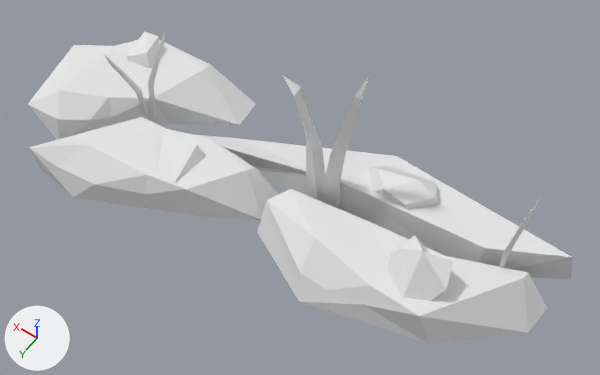
The FBX model Assets/EmaceArt/Slavic World Free/Resources/LOD3/EA03_Environment_RoadIsland_08.fbx as it was, and as the next commit left it.
Camera for both pictures: a 50 mm lens placed at (-5.25, 6.16, 10.32), pointed at (-1.01, 0.21, 0.98). Every picture has the same lights, and +X, +Y and +Z are marked at lower left. Objects named as collision shapes, trigger or cutter boxes, shadow casters or lower levels of detail are left out. Where no turn or scale is listed for an object, it has been applied to the vertices.

Objects in the first picture: 'EA03_Environment_RoadIsland_08_LOD0'.
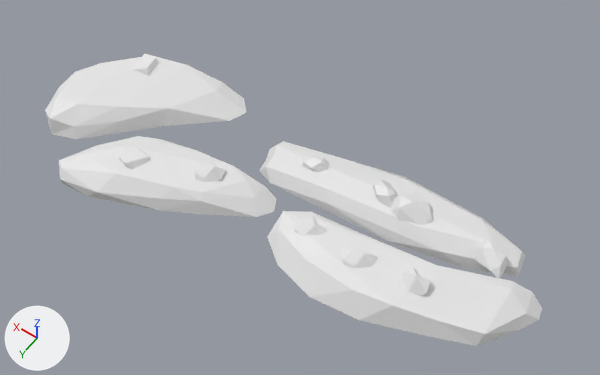
Boxes (x1, y1, x2, y2) around the edits, measured in the pictures (600 x 375 px):
'EA03_Environment_RoadIsland_08_LOD0', reshaped (9% narrower, 7% shorter)
    before: (28, 29, 573, 343)
    after: (45, 53, 542, 346)
part 1 of me_ea03_environment_roadisland_08_006, rebuilt (11% narrower, 18% shorter)
    before: (28, 39, 256, 140)
    after: (45, 56, 247, 139)
part 2 of me_ea03_environment_roadisland_08_006, rebuilt (13% narrower, 21% shorter)
    before: (29, 117, 279, 220)
    after: (59, 136, 276, 217)
part 3 of me_ea03_environment_roadisland_08_006, rebuilt (12% shorter)
    before: (257, 189, 547, 343)
    after: (267, 211, 542, 346)
part 4 of me_ea03_environment_roadisland_08_006, rebuilt (29% narrower, 6% shorter)
    before: (198, 135, 573, 279)
    after: (259, 141, 526, 276)
part 5 of me_ea03_environment_roadisland_08_006, deleted
    before: (105, 29, 540, 268)
part 6 of me_ea03_environment_roadisland_08_006, built on
    before: (158, 133, 453, 301)
    after: (118, 146, 507, 296)
part 7 of me_ea03_environment_roadisland_08_006, added
    after: (132, 53, 158, 76)

The change, as a diff of the scene's bpy script:
```diff
--- a/Assets/EmaceArt/Slavic World Free/Resources/LOD3/EA03_Environment_RoadIsland_08.fbx.py
+++ b/Assets/EmaceArt/Slavic World Free/Resources/LOD3/EA03_Environment_RoadIsland_08.fbx.py
@@ me_ea03_environment_roadisland_08_006 @@
 # used by ob_ea03_environment_roadisland_08_lod0; location = (0.0, 0.0, 0.0)
 # verts and faces of me_ea03_environment_roadisland_08_006; kept vertices keep their numbers, new ones are numbered from 215
-me_ea03_environment_roadisland_08_006.from_pydata(...)  # 215 vertices, 249 faces; spans x -4.73..4.11, y -1.75..1.8, z -0.02..2.85
+me_ea03_environment_roadisland_08_006.from_pydata(...)  # 270 vertices, 289 faces; spans x -4.65..3.92, y -1.55..1.73, z -0.01..0.56
+# me_ea03_environment_roadisland_08_006 part 1: the loose piece of 22 vertices spanning x 1.04..4.11, y -1.46..1.13, z -0.02..0.72 is rebuilt with 30 vertices and now spans x 1.1..3.92, y -1.4..1.07, z -0.01..0.4
+# me_ea03_environment_roadisland_08_006 part 2: the loose piece of 22 vertices spanning x -0.6..3.05, y -0.05..1.8, z -0.02..0.72 is rebuilt with 33 vertices and now spans x -0.52..2.73, y -0.03..1.73, z -0.01..0.41
+# me_ea03_environment_roadisland_08_006 part 3: the loose piece of 22 vertices spanning x -4.66..-0.53, y -0.73..1.26, z -0.02..0.72 is rebuilt with 31 vertices and now spans x -4.65..-0.7, y -0.71..1.12, z 0.0..0.4
+# me_ea03_environment_roadisland_08_006 part 4: the loose piece of 11 vertices spanning x -4.73..1.79, y -1.75..-0.15, z -0.02..0.7 is rebuilt with 28 vertices and now spans x -4.09..0.3, y -1.55..-0.2, z 0.0..0.36
+# me_ea03_environment_roadisland_08_006 part 5: 6 loose pieces with 99 vertices, spanning x -3.99..3.24, y -1.08..0.42, z 0.06..2.85, are deleted
+# me_ea03_environment_roadisland_08_006 part 6
+# 39 vertices are removed from x -3.51..1.36, y -1.42..1.02, z 0.0..1.12
+# 42 faces are deleted
+# 134 vertices are added at x -3.92..1.9, y -1.1..1.07, z 0.12..0.56
+# 123 new faces join them
+# me_ea03_environment_roadisland_08_006 part 7
+verts[239] = (2.96, -0.55, 0.27)
+verts[240] = (3.09, -0.62, 0.28)
+verts[241] = (2.72, -0.63, 0.34)
+verts[242] = (2.81, -0.68, 0.47)  # pixel (146, 68)
+verts[243] = (2.99, -0.72, 0.17)
+verts[244] = (3.05, -0.98, 0.18)
+verts[245] = (2.73, -0.91, 0.19)
+verts[246] = (3.07, -0.57, 0.38)  # pixel (131, 69)
+verts[247] = (3.09, -0.93, 0.47)  # pixel (144, 53)
+verts[260] = (2.76, -0.65, 0.25)
+verts[261] = (3.2, -0.79, 0.18)
+verts[273] = (2.71, -0.83, 0.18)
+verts[274] = (2.87, -0.99, 0.47)  # pixel (156, 56)
+verts[275] = (2.88, -0.95, 0.18)
+faces += [(241, 245, 274, 242), (239, 243, 273, 260), (242, 274, 247, 246), (239, 260, 241), (239, 246, 240), (240, 246, 261)]
+faces += [(241, 273, 245), (246, 247, 261), (239, 241, 242, 246), (244, 274, 245, 275), (239, 240, 243), (240, 261, 243)]
+faces += [(241, 260, 273), (244, 261, 247), (244, 247, 274)]
 me_ea03_environment_roadisland_08_006.materials.append(mat_ea02_lpnp_slavika_colorsheet_v1_png_001)
```
